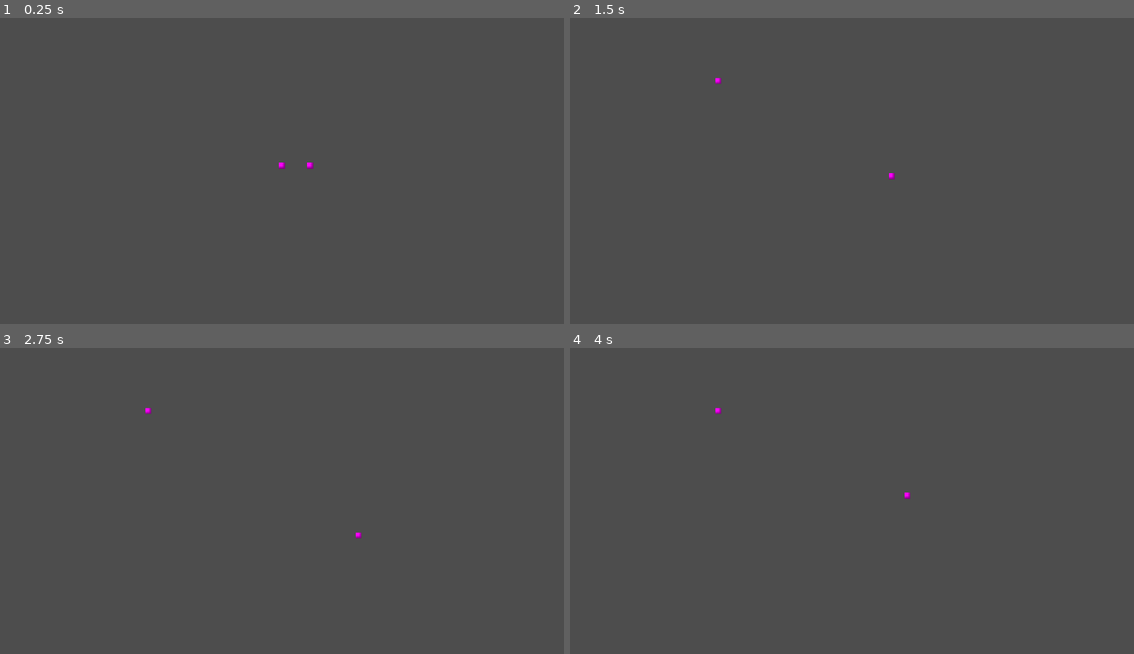
Above: before the commit, frames 1-4 (two rows, left to right).
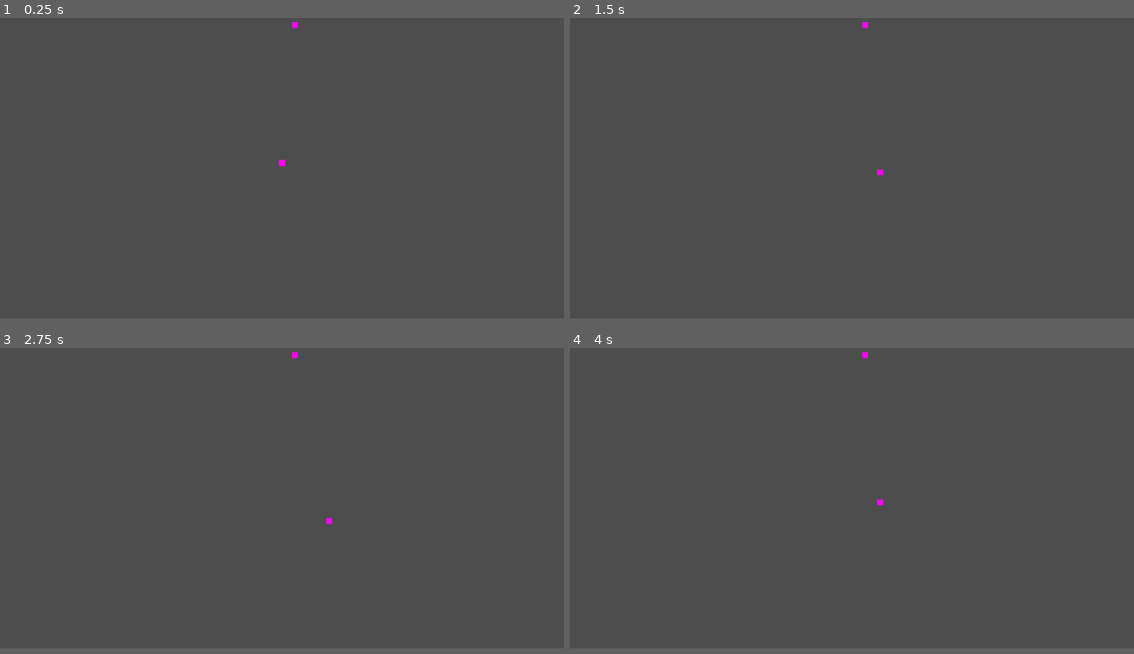
Above: after the commit, the same moments.

Repository: Fernando-Lamounier/SnakeClone
Game: Godot game, scene res://scenes/map.tscn
The game is run twice, just before and just after one commit, with the same random seed, the same clock (stepped at 60 frames per second) and the same inputs. Before the commit the project starts from res://mapa.tscn.
Inputs:
- Up to frame 1 (0.25 s): no input
- Up to frame 2 (1.5 s): tap Enter at 0.5 s; hold Right (ui_right) 0.53-1.28 s; hold Down (ui_down) from 1.28 s (still down)
- Up to frame 3 (2.75 s): release Down (ui_down) at 2.03 s; hold Right (ui_right) from 2.03 s (still down)
- Up to frame 4 (4 s): tap Space at 2.75 s; release Right (ui_right) at 2.78 s; hold Up (ui_up) 2.78-3.53 s; hold Left (ui_left) from 3.53 s (still down)
In our replay, the window is 799x449 before the commit and 799x441 after it. These sizes can differ from the game's own. Grey fills any space a smaller window leaves; there, only what the larger window draws over its background counts as a difference.

The runs differ from the first frame. In frame 1, less than 0.1% of the frame differs, in the area x 49-56%, y 1-50%; in frame 2, less than 0.1%, in the area x 25-58%, y 1-53%; in frame 3, less than 0.1%; in frame 4, less than 0.1%.

Commit message:
mudança

Diff:
--- /dev/null
+++ b/autoload/global.gd
@@ -0,0 +1,3 @@
+extends Node
+
+const GRID_SIZE:int = 32
--- a/fruta.gd
+++ /dev/null
@@ -1,24 +0,0 @@
-extends Area2D
-
-var is_hide = 0
-var new_position = Vector2()
-
-func _on_body_entered(body: Node2D) -> void:
-	hide()
-	is_hide = 1
-	pass
-
-func _process(delta: float) -> void:
-	if is_hide == 1:
-		var num = 0
-		while num == 0:
-			num = randi_range(-1, 1)
-		new_position.y = randi() % 550 * num
-
-		while num == 0:
-			num = randi_range(-1, 1)
-		new_position.x = randi() % 550 * num
-
-		position = new_position
-		show()
-		is_hide = 0
--- a/mapa.tscn
+++ /dev/null
@@ -1,13 +0,0 @@
-[gd_scene format=3 uid="uid://bhugmgt5xl2qu"]
-
-[ext_resource type="PackedScene" uid="uid://de5k8qt7jh7a4" path="res://player.tscn" id="1_lbiw5"]
-[ext_resource type="PackedScene" uid="uid://dhqpon64nio8" path="res://fruta.tscn" id="2_qgw4m"]
-
-[node name="Node2D" type="Node2D" unique_id=552204158]
-
-[node name="Player" parent="." unique_id=1582700225 instance=ExtResource("1_lbiw5")]
-
-[node name="Camera2D" type="Camera2D" parent="." unique_id=1907149125]
-
-[node name="fruta" parent="." unique_id=1240248615 instance=ExtResource("2_qgw4m")]
-position = Vector2(96, 0)
--- a/player.gd
+++ /dev/null
@@ -1,23 +0,0 @@
-extends CharacterBody2D
-
-@export var SPEED = 2
-var direction = Vector2()
-
-func _process(delta: float) -> void:
-
-	if Input.is_action_just_pressed("ui_left"):
-		direction.x = -1
-		direction.y = 0
-	if Input.is_action_just_pressed("ui_right"):
-		direction.x = 1
-		direction.y = 0
-
-	if Input.is_action_just_pressed("ui_up"):
-		direction.y = -1
-		direction.x = 0
-	if Input.is_action_just_pressed("ui_down"):
-		direction.y = 1
-		direction.x = 0
-
-
-	position += direction * SPEED
--- a/player.tscn
+++ /dev/null
@@ -1,20 +0,0 @@
-[gd_scene format=3 uid="uid://de5k8qt7jh7a4"]
-
-[ext_resource type="Script" uid="uid://d1s5xnhsg1vpl" path="res://player.gd" id="1_4flbx"]
-
-[sub_resource type="PlaceholderTexture2D" id="PlaceholderTexture2D_onrkg"]
-
-[sub_resource type="CapsuleShape2D" id="CapsuleShape2D_i3pqv"]
-height = 20.0
-
-[node name="Player" type="CharacterBody2D" unique_id=1582700225]
-script = ExtResource("1_4flbx")
-SPEED = 3
-
-[node name="Sprite2D" type="Sprite2D" parent="." unique_id=1008155489]
-position = Vector2(3.5762787e-07, 0)
-scale = Vector2(20, 20)
-texture = SubResource("PlaceholderTexture2D_onrkg")
-
-[node name="CollisionShape2D" type="CollisionShape2D" parent="." unique_id=1702823775]
-shape = SubResource("CapsuleShape2D_i3pqv")
--- a/project.godot
+++ b/project.godot
@@ -11,15 +11,22 @@
 [application]
 
 config/name="SnakeClone"
-run/main_scene="uid://bhugmgt5xl2qu"
+run/main_scene="uid://bdvkdma871fnt"
 config/features=PackedStringArray("4.6", "Forward Plus")
 config/icon="res://icon.svg"
+
+[autoload]
+
+Global="*uid://dmtwp2m6ydqcg"
 
 [display]
 
 window/size/viewport_width=1920
-window/size/viewport_height=1080
-window/size/mode=3
+window/size/viewport_height=1060
+
+[global_group]
+
+food=""
 
 [physics]
 
@@ -27,4 +34,5 @@
 
 [rendering]
 
+textures/canvas_textures/default_texture_filter=0
 rendering_device/driver.windows="d3d12"
--- a/fruta.tscn
+++ b/scenes/fruta.tscn
@@ -1,14 +1,14 @@
 [gd_scene format=3 uid="uid://dhqpon64nio8"]
 
-[ext_resource type="Script" uid="uid://qsfgivd6hqjj" path="res://fruta.gd" id="1_yhoih"]
+[ext_resource type="Script" uid="uid://c7b0jd5vp07jg" path="res://scripts/fruta.gd" id="1_ch7q4"]
 
 [sub_resource type="PlaceholderTexture2D" id="PlaceholderTexture2D_iyu3a"]
 
 [sub_resource type="CapsuleShape2D" id="CapsuleShape2D_yhoih"]
 height = 20.0
 
-[node name="fruta" type="Area2D" unique_id=1240248615]
-script = ExtResource("1_yhoih")
+[node name="Fruta" type="Area2D" unique_id=1240248615 groups=["food"]]
+script = ExtResource("1_ch7q4")
 
 [node name="Sprite2D" type="Sprite2D" parent="." unique_id=1525013617]
 scale = Vector2(20, 20)
@@ -16,5 +16,3 @@
 
 [node name="CollisionShape2D" type="CollisionShape2D" parent="." unique_id=655182044]
 shape = SubResource("CapsuleShape2D_yhoih")
-
-[connection signal="body_entered" from="." to="." method="_on_body_entered"]
--- /dev/null
+++ b/scenes/head.tscn
@@ -0,0 +1,21 @@
+[gd_scene format=3 uid="uid://bgtwacnhs8vly"]
+
+[ext_resource type="Script" uid="uid://n8s0jg04u5km" path="res://scripts/head.gd" id="1_nsfte"]
+
+[sub_resource type="PlaceholderTexture2D" id="PlaceholderTexture2D_u8vuu"]
+
+[sub_resource type="CapsuleShape2D" id="CapsuleShape2D_3vyb7"]
+height = 20.0
+
+[node name="Head" type="Area2D" unique_id=1658098063]
+script = ExtResource("1_nsfte")
+
+[node name="Sprite2D" type="Sprite2D" parent="." unique_id=59384311]
+position = Vector2(3.5762787e-07, 0)
+scale = Vector2(20, 20)
+texture = SubResource("PlaceholderTexture2D_u8vuu")
+
+[node name="CollisionShape2D" type="CollisionShape2D" parent="." unique_id=42321914]
+shape = SubResource("CapsuleShape2D_3vyb7")
+
+[connection signal="area_entered" from="." to="." method="_on_area_entered"]
--- /dev/null
+++ b/scenes/map.tscn
@@ -0,0 +1,18 @@
+[gd_scene format=3 uid="uid://bdvkdma871fnt"]
+
+[ext_resource type="PackedScene" uid="uid://cgxvsmw8ujkfg" path="res://scenes/player.tscn" id="1_paxxb"]
+[ext_resource type="PackedScene" uid="uid://dhqpon64nio8" path="res://scenes/fruta.tscn" id="2_gldc4"]
+[ext_resource type="Script" uid="uid://cseupf4w0q7ar" path="res://scripts/spawner.gd" id="3_gldc4"]
+
+[node name="map" type="Node2D" unique_id=552204158]
+
+[node name="Camera2D" type="Camera2D" parent="." unique_id=1907149125]
+
+[node name="Fruta" parent="." unique_id=1240248615 instance=ExtResource("2_gldc4")]
+unique_name_in_owner = true
+
+[node name="Player" parent="." unique_id=2059443134 instance=ExtResource("1_paxxb")]
+
+[node name="Spawner" type="Node2D" parent="." unique_id=1317647113]
+unique_name_in_owner = true
+script = ExtResource("3_gldc4")
--- /dev/null
+++ b/scenes/player.tscn
@@ -0,0 +1,12 @@
+[gd_scene format=3 uid="uid://cgxvsmw8ujkfg"]
+
+[ext_resource type="Script" uid="uid://c1diqdal5esgv" path="res://scripts/player.gd" id="1_qhqgy"]
+[ext_resource type="PackedScene" uid="uid://bgtwacnhs8vly" path="res://scenes/head.tscn" id="2_dqkch"]
+
+[node name="Player" type="Node2D" unique_id=2059443134]
+script = ExtResource("1_qhqgy")
+
+[node name="Head" parent="." unique_id=1658098063 instance=ExtResource("2_dqkch")]
+unique_name_in_owner = true
+
+[connection signal="food_eated" from="Head" to="." method="_on_head_food_eated"]
--- /dev/null
+++ b/scenes/segment.tscn
@@ -0,0 +1,19 @@
+[gd_scene format=3 uid="uid://dt7py8w6xqcf0"]
+
+[ext_resource type="Script" uid="uid://dvi8b1swt6mbe" path="res://scripts/segment.gd" id="1_th87o"]
+
+[sub_resource type="PlaceholderTexture2D" id="PlaceholderTexture2D_u8vuu"]
+
+[sub_resource type="CapsuleShape2D" id="CapsuleShape2D_3vyb7"]
+height = 20.0
+
+[node name="Segment" type="Area2D" unique_id=2041569768]
+script = ExtResource("1_th87o")
+
+[node name="Sprite2D" type="Sprite2D" parent="." unique_id=1938380057]
+position = Vector2(3.5762787e-07, 0)
+scale = Vector2(20, 20)
+texture = SubResource("PlaceholderTexture2D_u8vuu")
+
+[node name="CollisionShape2D" type="CollisionShape2D" parent="." unique_id=1913175056]
+shape = SubResource("CapsuleShape2D_3vyb7")
--- /dev/null
+++ b/scripts/fruta.gd
@@ -0,0 +1,2 @@
+class_name Fruta
+extends Area2D
--- /dev/null
+++ b/scripts/head.gd
@@ -0,0 +1,13 @@
+class_name Head extends Segment
+
+signal food_eated
+
+func _on_area_entered(area: Area2D) -> void:
+	if area.is_in_group("food"):
+		area.queue_free()
+		food_eated.emit()
+		pass
+	else:
+
+		pass
+	pass
--- /dev/null
+++ b/scripts/player.gd
@@ -0,0 +1,36 @@
+class_name Player extends Node2D
+
+var time_since_last_move:float = 0
+var time_between_moves:float = 1000
+@onready var head: Head = %Head
+@onready var spawner: Spawner = %Spawner
+@export var SPEED:float = 3000
+var snake_segment:Array[Segment] = []
+var direction: Vector2 = Vector2.RIGHT
+
+func _process(delta: float) -> void:
+	if Input.is_action_just_pressed("ui_left"):
+		direction = Vector2.LEFT
+	if Input.is_action_just_pressed("ui_right"):
+		direction = Vector2.RIGHT
+
+	if Input.is_action_just_pressed("ui_up"):
+		direction = Vector2.UP
+	if Input.is_action_just_pressed("ui_down"):
+		direction = Vector2.DOWN
+
+func _physics_process(delta: float) -> void:
+	time_since_last_move += delta * SPEED
+	if time_since_last_move >= time_between_moves:
+		update_snake()
+		time_since_last_move = 0
+	pass
+
+func update_snake():
+	var new_position:Vector2 = head.position + direction * Global.GRID_SIZE
+	head.move_to(new_position)
+	pass
+
+func _on_head_food_eated() -> void:
+	spawner.spawn_food()
+	pass
--- /dev/null
+++ b/scripts/segment.gd
@@ -0,0 +1,7 @@
+class_name Segment extends Area2D
+
+var lastPosition: Vector2
+
+func move_to(newPosition: Vector2):
+	lastPosition = self.position
+	self.position = newPosition
--- /dev/null
+++ b/scripts/spawner.gd
@@ -0,0 +1,21 @@
+class_name Spawner
+extends Node2D
+
+var food_scene:PackedScene = preload("res://scenes/fruta.tscn")
+var segment_scene:PackedScene = preload("res://scenes/segment.tscn")
+
+func spawn_food():
+	var spawn_point: Vector2 = Vector2.ZERO
+	spawn_point.x = randf_range(-500, 500)
+	spawn_point.y = randf_range(-500, 500)
+
+	var food = food_scene.instantiate()
+	food.position = spawn_point
+
+	get_parent().add_child(food)
+	pass
+
+func spawn_segment(pos:Vector2):
+	var segment:Segment = segment_scene.instantiate() as Segment
+	segment.position = pos
+	pass
Not shown, added: autoload/global.gd.uid
Not shown, removed: fruta.gd.uid
Not shown, removed: player.gd.uid
Not shown, added: scripts/fruta.gd.uid
Not shown, added: scripts/head.gd.uid
Not shown, added: scripts/player.gd.uid
Not shown, added: scripts/segment.gd.uid
Not shown, added: scripts/spawner.gd.uid
